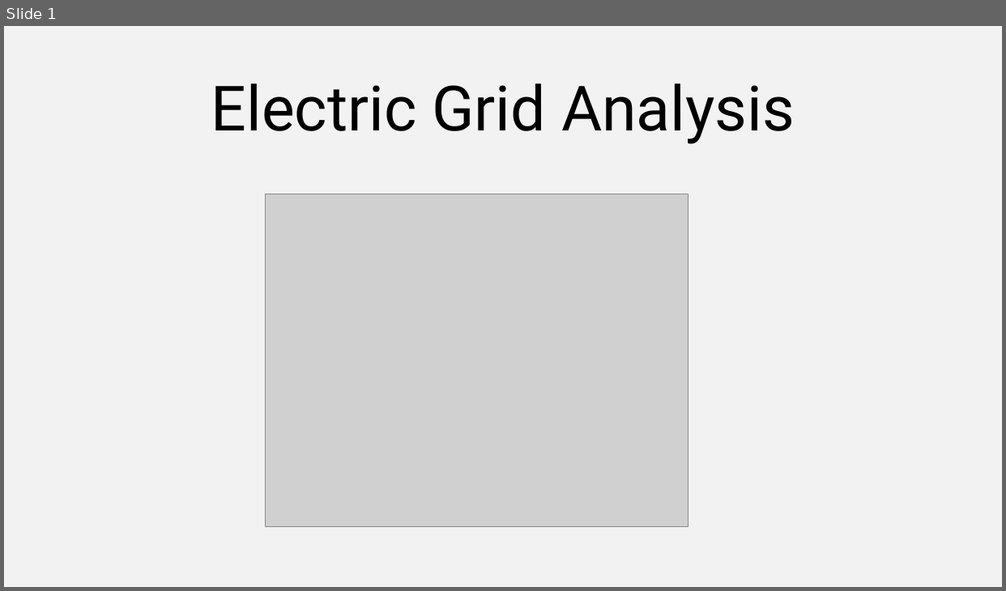
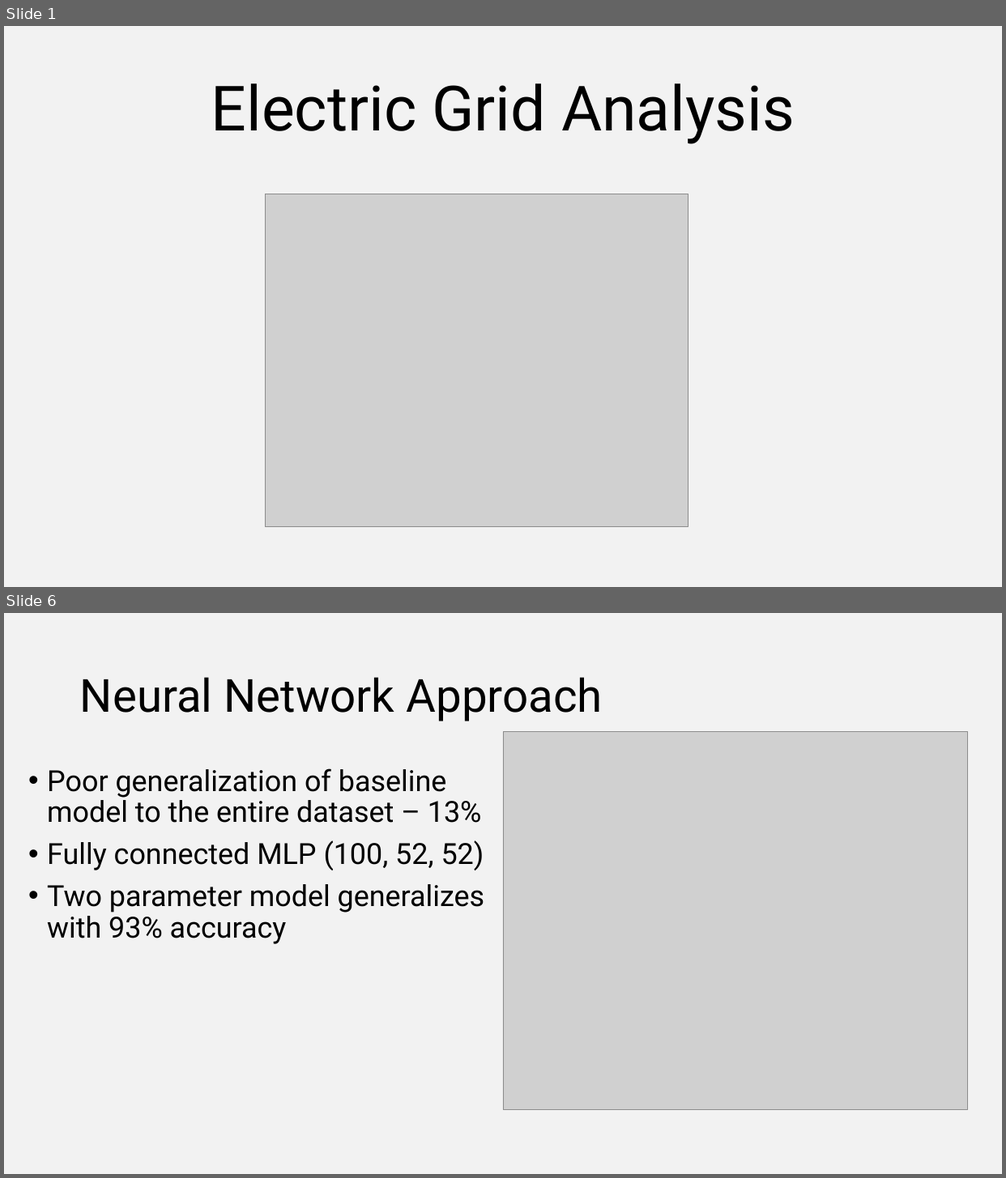
Before and after one commit to SanchoSamba/DS-project, a slide deck: presentation/Electric Grid Analysis.pptx. Shown one above the other, each under a label of ours: slide 1 before the commit, slides 1 and 6 after it; the slides between them are not shown. The pictures are 1006x591 and 1006x1178 pixels, drawn with LibreOffice and Linux fonts; fonts in the diff are those of the drawing; grey boxes stand for pictures. Boxes give left, top, right and bottom in pixels: in the first picture for what was removed or moved away, otherwise in the second. Text is boxed around its words. In the diff, an @@ line names an element or a change of style, - is before the commit and + after.

```diff
--- a/presentation/Electric Grid Analysis.pptx
+++ b/presentation/Electric Grid Analysis.pptx
@@ slide 6 added at [4, 613, 1002, 1174], background #F2F2F2 @@
@@ title added at [80, 677, 603, 722], 44 pt, text #000000 @@
+Neural Network Approach
@@ picture added at [503, 732, 967, 1110] @@
@@ text added at [47, 769, 485, 944], 28 pt, text #000000 @@
+• Poor generalization of baseline model to the entire dataset – 13%
+• Fully connected MLP (100, 52, 52)
+• Two parameter model generalizes with 93% accuracy
```
Also in this commit, not shown: 3 slides changed, 2 other slides added.
